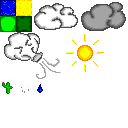
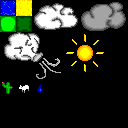
Layered file, before and after one edit (128 × 128). Changes by layer:
moved "Sun" above "Wind" over (66, 34, 104, 72)
painted on "Wind" over (36, 58, 42, 63)
added layer "New Layer#1" above "New Layer" over (0, 0, 128, 128)
hid "New Layer", opacity 74% → 100% over (0, 0, 128, 128)
